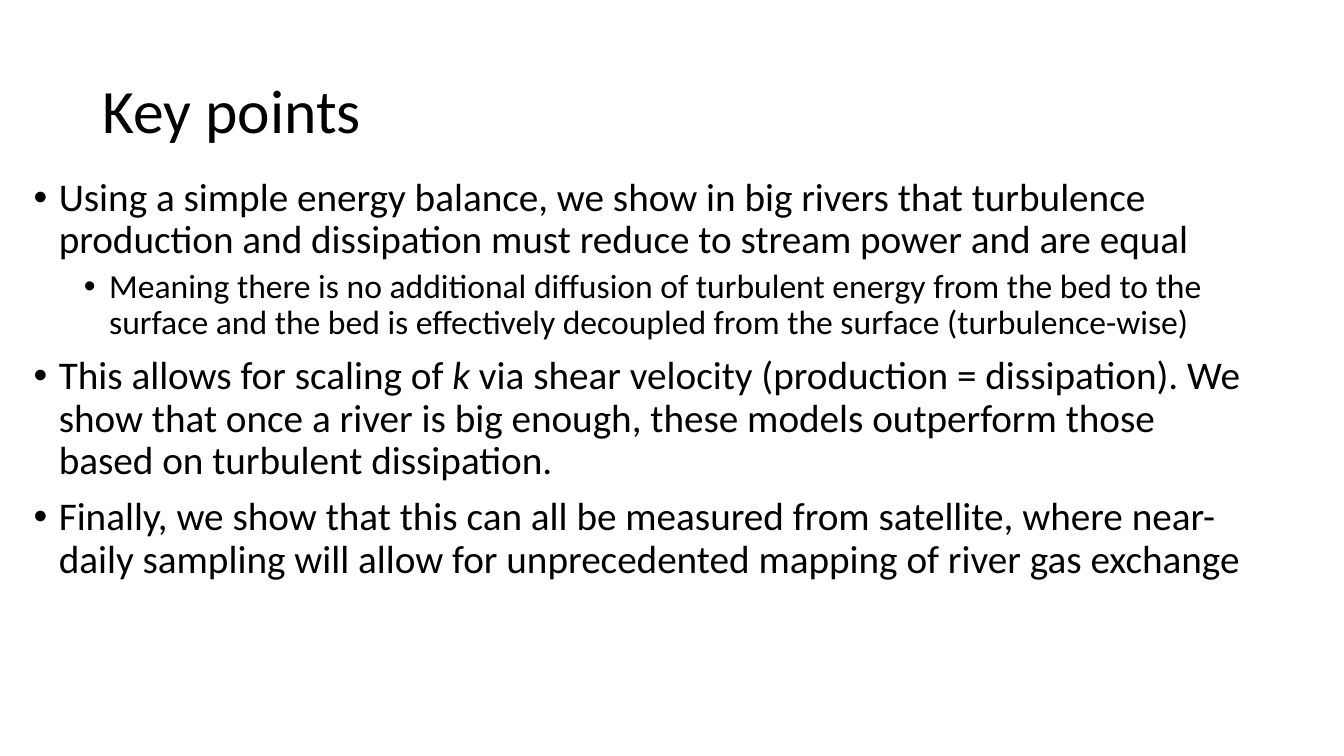
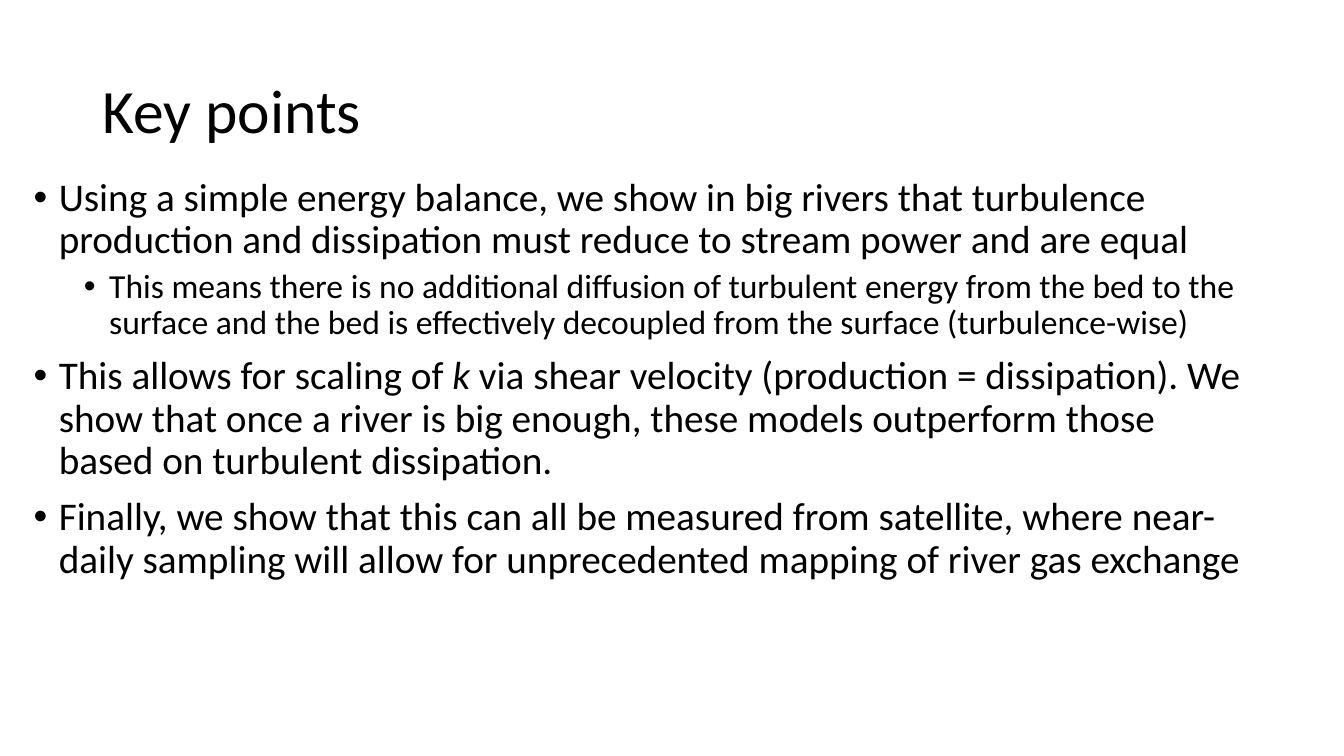
Before and after one commit to craigbrinkerhoff/RSK600, a slide deck: slide 3 of storyboard_6_15.pptx. Drawn at 1344x756 pixels with LibreOffice and Linux fonts; fonts in the diff are those of the drawing. Boxes give left, top, right and bottom in pixels: in the first picture for what was removed or moved away, otherwise in the second. Text is boxed around its words. In the diff, an @@ line names an element or a change of style, - is before the commit and + after.

```diff
--- a/storyboard_6_15.pptx
+++ b/storyboard_6_15.pptx
@@ text at box(109, 274, 1234, 340): text changed @@
-  • Meaning there is no additional diffusion of turbulent energy from the bed to the surface and the bed is effectively decoupled from the surface (turbulence-wise)
+  • This means there is no additional diffusion of turbulent energy from the bed to the surface and the bed is effectively decoupled from the surface (turbulence-wise)
```
Also in this commit, not shown: 5 other slides changed, 1 slide added, 1 other file.
